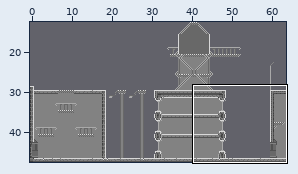
Two states of a Tiled map, resource/maps/second_level.tmx. The first picture is a wide view before the edit; the outline marks the close-up.
Close-up. Before the edit:
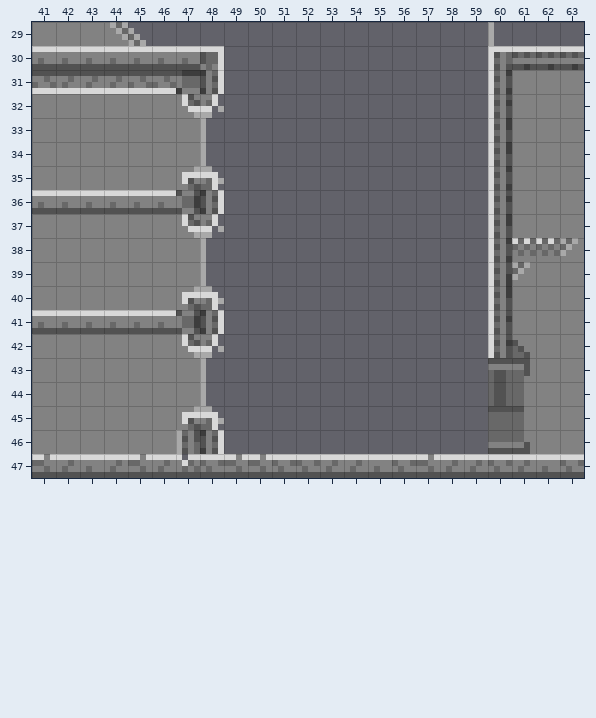
Cells are 4x4 px. Shown: x 41..63, y 29..47.
New version:
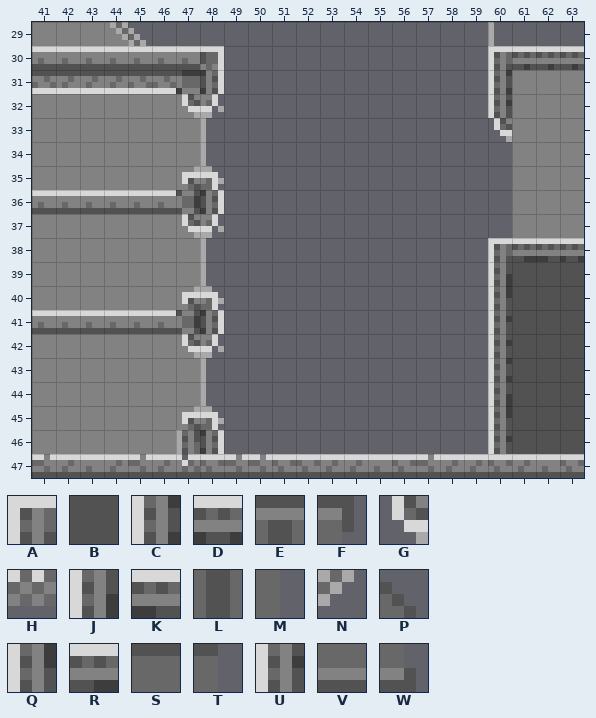
Key: from "city_tileset": A 18, B 34, C 64, D 64 turned 90, E 68, F 69, G 70, H 77, J 80, K 80 turned 90, L 84, M 85, N 92, P 93 flipped up-down, Q 96, R 96 turned 90, S 100, T 101, U 112, V 116, W 117.
_ is an empty cell.
Tiles replaced or removed in this view: C, E, F, H, L, M, N, P, Q, S, T, U, V, W.
Difference:
Changed rows in their new state; . is an unchanged cell.
Layer "a/background":
first column x 60:
33 G...
34 _...
35 _...
36 _...
37 _...
38 ARKD
39 .BBB
40 .BBB
41 .BBB
42 .BBB
43 CBBB
44 JBBB
45 QBBB
46 UBBB
Layer "a/front layer":
first column x 60:
38 .___
39 ._..
42 ._..
43 __..
44 __..
45 __..
46 __..
Changed places in both close-ups, as pixel boxes (x1, y1, x2, y2):
changed: (488, 118, 584, 454)
